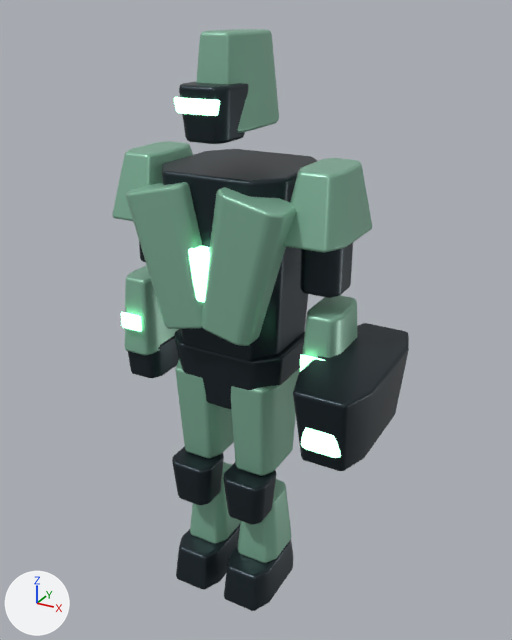
One commit to the Blender file assets_src/EnemyMarksman.blend: the scene before it, then after it.
The view is the same before and after, from a 50 mm lens placed at (1.078, -1.855, 1.951), pointed at (0.049, 0.015, 1.016). The lights are fixed; the arrows at lower left show +X, +Y and +Z. The older version comes first.

Objects in the first picture: 'BootShellR', 'ChestPlateL', 'ChestPlateR', 'Crest', 'EmitterShroud', 'FaceFrame', 'GauntletL', 'PauldronR', 'PelvisFrame', 'ThighPlateL', 'ThighPlateR', 'Thorax' and 15 more.
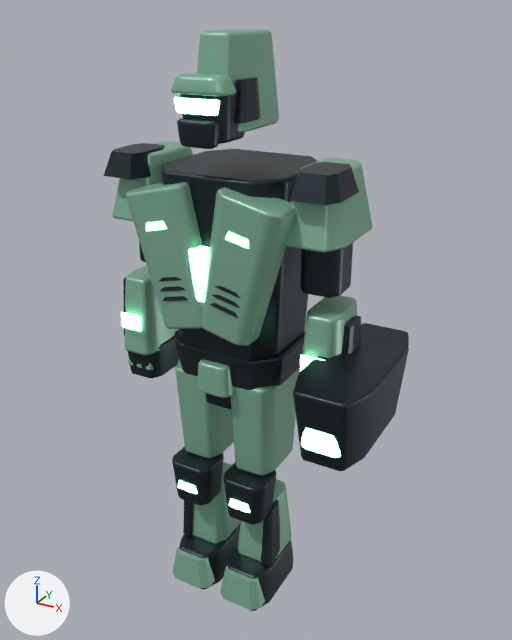
What differs and where, as boxes [x1, y1, x2, y2] in the pictures (512 x 640 px):
'ArmRDetail', added: after [289, 162, 359, 205]
'ArmLDetail', added: after [104, 143, 165, 180]
'HelmetBrow', added (green): after [171, 73, 236, 96]
'BootRDetail', added (green): after [220, 566, 265, 610]
'BootLDetail', added (green): after [173, 546, 215, 589]
'Breather', added (dark blue): after [177, 118, 220, 149]
'BeltBuckle', added (green): after [197, 359, 233, 398]
'HeadDetail', added (dark blue): after [234, 77, 260, 124]
'KneeRDetail', added (dark blue): after [261, 500, 280, 566]
'ElbowRDetail', added (dark blue): after [342, 315, 361, 355]
'KneeLDetail', added: after [183, 500, 194, 536]
'ChestPlateRDetail', added: after [210, 286, 241, 318]
'ChestPlateLDetail', added: after [159, 277, 188, 301]
'ChestPlateRDetail.001', added: after [225, 231, 249, 249]
'KneeRDetail.001', added: after [229, 498, 250, 513]
'ChestPlateLDetail.001', added: after [146, 221, 167, 231]
'KneeLDetail.001', added: after [178, 480, 198, 494]
'ElbowLDetail.001', added (mostly hidden): after [128, 359, 153, 370]
'ElbowLDetail', added (mostly hidden): after [123, 277, 126, 336]
'FaceFrame', unchanged, covered by the edit: before [179, 82, 249, 144]; after [180, 84, 245, 144]

Diff of the bpy script that builds the scene:
```diff
--- a/assets_src/EnemyMarksman.blend.py
+++ b/assets_src/EnemyMarksman.blend.py
@@ ob_kneerdetail_001 @@
+ob_kneerdetail_001 = bpy.data.objects.new('KneeRDetail.001', me_kneerdetail_001)  # 16 vertices, 10 faces; spans x -0.0411..0.0411, y -0.1885..-0.1734, z -0.0568..-0.0236; in mat_marksmanglow (green #9effc4, glowing green #9effc4)
+ob_kneerdetail_001.parent = ob_kneer
+ob_kneerdetail_001.location = (0.0, 0.0, 0.0)
@@ ob_kneerdetail @@
+ob_kneerdetail = bpy.data.objects.new('KneeRDetail', me_kneerdetail)  # 16 vertices, 10 faces; spans x 0.041..0.08, y -0.119..-0.014, z -0.322..-0.101; in mat_marksmandark (dark blue #2e393f)
+ob_kneerdetail.parent = ob_kneer
+ob_kneerdetail.location = (0.0, 0.0, 0.0)
@@ ob_bootrdetail @@
+ob_bootrdetail = bpy.data.objects.new('BootRDetail', me_bootrdetail)  # 16 vertices, 10 faces; spans x -0.082..0.082, y -0.227..-0.117, z -0.089..0.021; in mat_marksmanbody (green #86b8a0)
+ob_bootrdetail.parent = ob_bootr
+ob_bootrdetail.location = (0.0, 0.0, 0.0)
@@ ob_elbowrdetail @@
+ob_elbowrdetail = bpy.data.objects.new('ElbowRDetail', me_elbowrdetail)  # 16 vertices, 10 faces; spans x 0.054..0.09, y -0.099..0.023, z -0.251..-0.044; in mat_marksmandark (dark blue #2e393f)
+ob_elbowrdetail.parent = ob_elbowr
+ob_elbowrdetail.location = (0.0, 0.0, 0.0)
@@ ob_armrdetail @@
+ob_armrdetail = bpy.data.objects.new('ArmRDetail', me_armrdetail)  # 16 vertices, 10 faces; spans x -0.058..0.094, y -0.192..0.035, z 0.047..0.118; in mat_marksmandark (dark blue #2e393f)
+ob_armrdetail.parent = ob_armr
+ob_armrdetail.location = (0.0, 0.0, 0.0)
@@ ob_chestplaterdetail_001 @@
+ob_chestplaterdetail_001 = bpy.data.objects.new('ChestPlateRDetail.001', me_chestplaterdetail_001)  # 16 vertices, 10 faces; spans x -0.0389..0.0389, y -0.0714..-0.0613, z 0.098..0.1231; in mat_marksmanglow (green #9effc4, glowing green #9effc4)
+ob_chestplaterdetail_001.parent = ob_chestplater
+ob_chestplaterdetail_001.location = (0.0, 0.0, 0.0)
@@ ob_chestplaterdetail @@
+ob_chestplaterdetail = bpy.data.objects.new('ChestPlateRDetail', me_chestplaterdetail)  # 64 vertices, 40 faces; spans x -0.065..0.065, y -0.065..-0.052, z -0.12..0.153; in mat_marksmandark (dark blue #2e393f)
+ob_chestplaterdetail.parent = ob_chestplater
+ob_chestplaterdetail.location = (0.0, 0.0, 0.0)
@@ ob_kneeldetail_001 @@
+ob_kneeldetail_001 = bpy.data.objects.new('KneeLDetail.001', me_kneerdetail_001.copy())
+ob_kneeldetail_001.parent = ob_kneel
+ob_kneeldetail_001.location = (0.0, 0.0, 0.0)
@@ ob_kneeldetail @@
+ob_kneeldetail = bpy.data.objects.new('KneeLDetail', me_kneeldetail)  # 16 vertices, 10 faces; spans x -0.08..-0.041, y -0.119..-0.014, z -0.322..-0.101; in mat_marksmandark (dark blue #2e393f)
+ob_kneeldetail.parent = ob_kneel
+ob_kneeldetail.location = (0.0, 0.0, 0.0)
@@ ob_bootldetail @@
+ob_bootldetail = bpy.data.objects.new('BootLDetail', me_bootrdetail.copy())
+ob_bootldetail.parent = ob_bootl
+ob_bootldetail.location = (0.0, 0.0, 0.0)
@@ ob_elbowldetail_001 @@
+ob_elbowldetail_001 = bpy.data.objects.new('ElbowLDetail.001', me_elbowldetail_001)  # 48 vertices, 30 faces; spans x -0.0518..0.0518, y -0.1317..-0.0794, z -0.339..-0.2837; in mat_marksmanbody (green #86b8a0)
+ob_elbowldetail_001.parent = ob_elbowl
+ob_elbowldetail_001.location = (0.0, 0.0, 0.0)
@@ ob_elbowldetail @@
+ob_elbowldetail = bpy.data.objects.new('ElbowLDetail', me_elbowldetail)  # 16 vertices, 10 faces; spans x -0.09..-0.054, y -0.099..0.023, z -0.251..-0.044; in mat_marksmandark (dark blue #2e393f)
+ob_elbowldetail.parent = ob_elbowl
+ob_elbowldetail.location = (0.0, 0.0, 0.0)
@@ ob_armldetail @@
+ob_armldetail = bpy.data.objects.new('ArmLDetail', me_armldetail)  # 16 vertices, 10 faces; spans x -0.094..0.058, y -0.192..0.035, z 0.047..0.118; in mat_marksmandark (dark blue #2e393f)
+ob_armldetail.parent = ob_arml
+ob_armldetail.location = (0.0, 0.0, 0.0)
@@ ob_chestplateldetail_001 @@
+ob_chestplateldetail_001 = bpy.data.objects.new('ChestPlateLDetail.001', me_chestplaterdetail_001.copy())
+ob_chestplateldetail_001.parent = ob_chestplatel
+ob_chestplateldetail_001.location = (0.0, 0.0, 0.0)
@@ ob_chestplateldetail @@
+ob_chestplateldetail = bpy.data.objects.new('ChestPlateLDetail', me_chestplaterdetail.copy())
+ob_chestplateldetail.parent = ob_chestplatel
+ob_chestplateldetail.location = (0.0, 0.0, 0.0)
@@ ob_headdetail @@
+ob_headdetail = bpy.data.objects.new('HeadDetail', me_headdetail)  # 32 vertices, 20 faces; spans x -0.096..0.096, y -0.124..-0.009, z 0.098..0.208; in mat_marksmandark (dark blue #2e393f)
+ob_headdetail.parent = ob_head
+ob_headdetail.location = (0.0, 0.0, 0.0)
@@ ob_beltbuckle @@
+ob_beltbuckle = bpy.data.objects.new('BeltBuckle', me_beltbuckle)  # 16 vertices, 10 faces; spans x -0.0627..0.0627, y -0.0302..0.0302, z -0.0528..0.0528; in mat_marksmanbody (green #86b8a0); modifiers BEVEL, WEIGHTED_NORMAL
+ob_beltbuckle.parent = ob_torso
+ob_beltbuckle.location = (0.0, -0.168, -0.0181)
@@ ob_breather @@
+ob_breather = bpy.data.objects.new('Breather', me_breather)  # 16 vertices, 10 faces; spans x -0.0621..0.0621, y -0.0301..0.0301, z -0.0362..0.0362; in mat_marksmandark (dark blue #2e393f); modifiers BEVEL, WEIGHTED_NORMAL
+ob_breather.parent = ob_head
+ob_breather.location = (0.0, -0.19, 0.0744)
@@ ob_helmetbrow @@
+ob_helmetbrow = bpy.data.objects.new('HelmetBrow', me_helmetbrow)  # 16 vertices, 10 faces; spans x -0.093..0.093, y -0.05..0.05, z -0.024..0.024; in mat_marksmanbody (green #86b8a0); modifiers BEVEL, WEIGHTED_NORMAL
+ob_helmetbrow.parent = ob_head
+ob_helmetbrow.location = (0.0, -0.161, 0.198)
```
